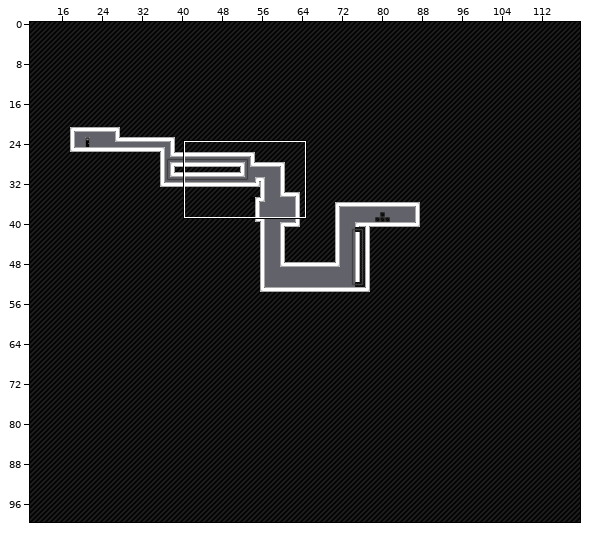
A Tiled map (JSON) gets an edit: assets/levels/level6.json. Above: a wide view before the commit, with the close-up outlined.
Close-up. Old version:
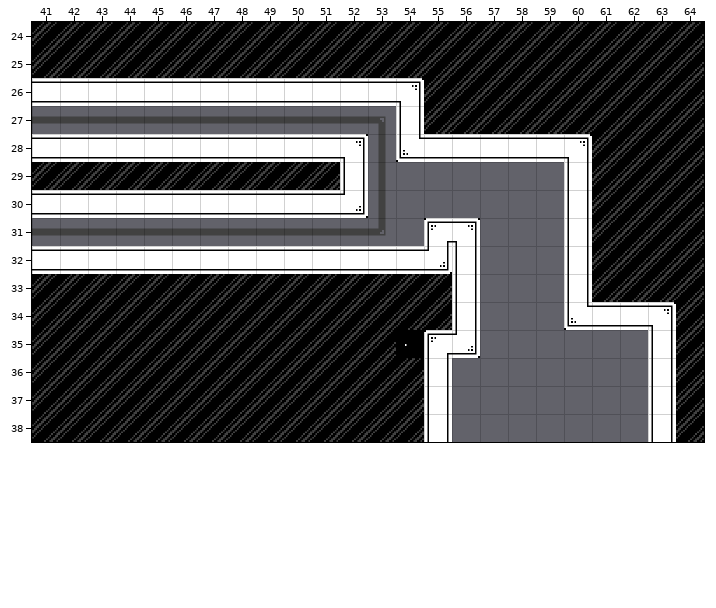
Cells are 32x32 px. Shown: x 41..64, y 24..38. The commit also changed other parts of the map, which this record leaves out.
New version:
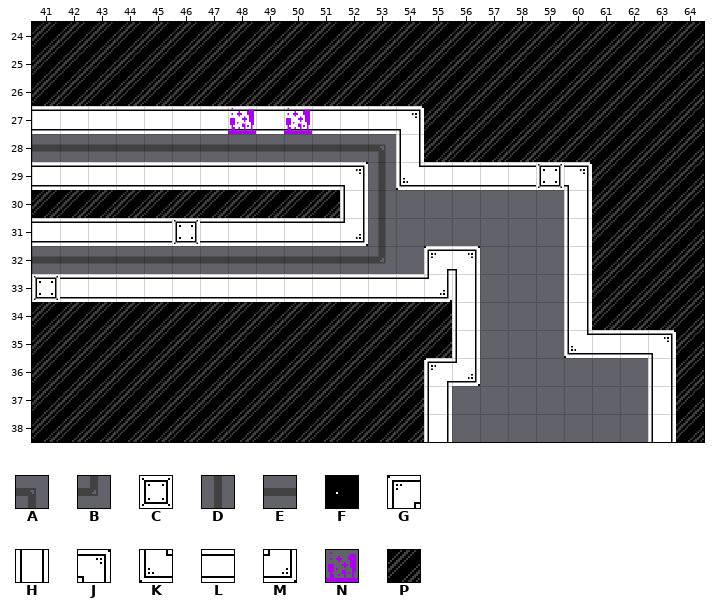
Key: from "tilemap": A 1, B 9, C 11, D 16, E 17, F 26, G 27, H 28, J 29, K 35, L 36, M 37, N 41, P 60.
_ is an empty cell.
Diff:
{"where": "layer \"Tile Layer 1\""}
{"y":26,"x":41,"old":"LLLLLLLLLLLLLJ","new":"PPPPPPPPPPPPPP"}
{"y":27,"x":41,"old":"_____________H","new":"LLLLLLLLLLLLLJ"}
{"y":28,"x":41,"old":"LLLLLLLLLLLJ","new":"____________"}
{"y":28,"x":54,"old":"KLLLLLJ","new":"HPPPPPP"}
{"y":29,"x":41,"old":"PPPPPPPPPPPH","new":"LLLLLLLLLLLJ"}
{"y":29,"x":54,"old":"______H","new":"KLLLLCJ"}
{"y":30,"x":41,"old":"LLLLLLLLLLLM","new":"PPPPPPPPPPPH"}
{"y":31,"x":41,"old":"____________","new":"LLLLLCLLLLLM"}
{"y":31,"x":55,"old":"GJ","new":"__"}
{"y":32,"x":41,"old":"LLLLLLLLLLLLLLMH","new":"______________GJ"}
{"y":33,"x":41,"old":"PPPPPPPPPPPPPPP","new":"CLLLLLLLLLLLLLM"}
{"y":34,"x":60,"old":"KLLJ","new":"HPPP"}
{"y":35,"x":54,"old":"FGM","new":"PPH"}
{"y":35,"x":60,"old":"___H","new":"KLLJ"}
{"y":36,"x":55,"old":"H_","new":"GM"}
{"where": "layer \"Tile Layer 2\""}
{"y":27,"x":41,"old":"EEEEEEEEEEEEA","new":"_______N_N___"}
{"y":28,"x":41,"old":"____________D","new":"EEEEEEEEEEEEA"}
{"y":31,"x":41,"old":"EEEEEEEEEEEEB","new":"____________D"}
{"y":32,"x":41,"old":"_____________","new":"EEEEEEEEEEEEB"}
{"label":"changed","picture_box":[32,78,592,302]}
{"label":"changed","picture_box":[564,302,676,358]}
{"label":"changed","picture_box":[396,330,480,386]}
